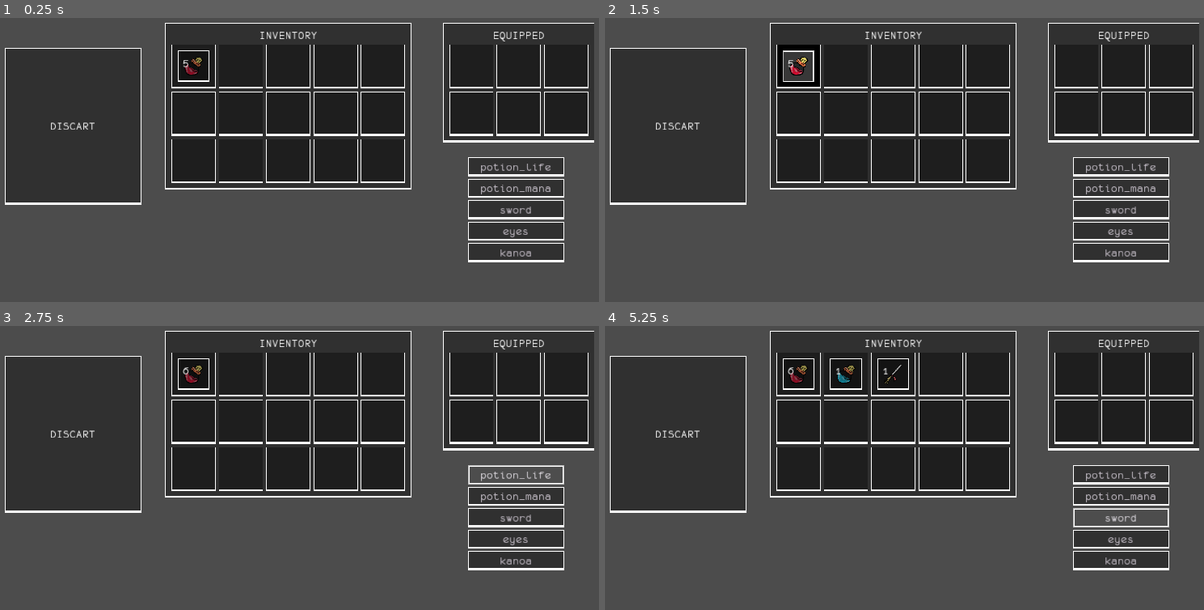
Above: before the commit, frames 1-4 (two rows, left to right).
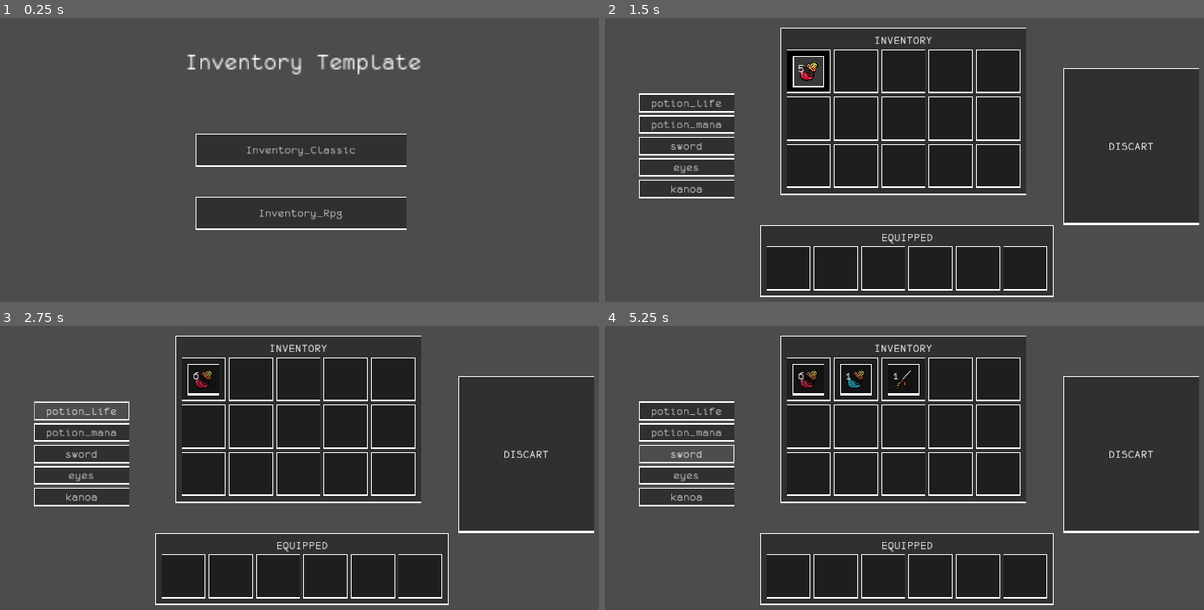
Above: after the commit, the same moments.

Repository: BielyDev/Inventory
Game: Godot game, scene res://Addons/Inventory_Template/Scenes/Screens/Menu.tscn
The game is run twice, just before and just after one commit, with the same random seed, the same clock (stepped at 60 frames per second) and the same inputs. Before the commit the project starts from res://Addons/Scenes/Screen.tscn.
Inputs (mouse positions are in pixels of both pictures, inside the frame that each line leads up to):
- Up to frame 1 (0.25 s): no input
- Up to frame 2 (1.5 s): click (904, 151) at 0.5 s, where only the run after the commit has a clickable "Inventory_Classic"; click "5" at 1.25 s
- Up to frame 3 (2.75 s): click "potion_life" at 2 s
- Up to frame 4 (5.25 s): click "6" at 2.75 s; click "potion_mana" at 3.5 s; click "1" at 4.25 s; click "sword" at 5 s

The runs differ from the first frame. In frame 1, 53% of the frame differs, in the area x 0-100%, y 1-87%; in frame 2, 40%; in frame 3, 41%; in frame 4, 42%.

Commit message:
version 0.0.3
Proxima atualização vai ter refatoração para classes e sub-classes.

Diff:
--- a/project.godot
+++ b/project.godot
@@ -10,13 +10,16 @@
 
 [application]
 
-config/name="Inventory"
-run/main_scene="res://Addons/Scenes/Screen.tscn"
-config/icon="res://icon.png"
+config/name="Inventory Template"
+config/description="Proxima atualização vai ter refatoração para classes e sub-classes."
+run/main_scene="res://Addons/Inventory_Template/Scenes/Screens/Menu.tscn"
+boot_splash/image="res://Addons/Inventory_Template/Assets/Icons/Project/Splash.png"
+boot_splash/bg_color=Color( 0, 0, 0, 1 )
+config/icon="res://Addons/Inventory_Template/Assets/Icons/Itens/life.png"
 
 [autoload]
 
-Inventory="*res://Addons/Scripts/Autoload/Inventory.gd"
+Inventory="*res://Addons/Inventory_Template/Scripts/Autoload/Inventory.gd"
 
 [display]
 
@@ -26,7 +29,7 @@
 [gui]
 
 common/drop_mouse_on_gui_input_disabled=true
-theme/custom="res://Addons/Assets/Theme_main.tres"
+theme/custom="res://Addons/Inventory_Template/Assets/Theme_main.tres"
 
 [input]
 
Not shown, removed: Addons/Assets/Font/Tres/Mono.tres
Binary file removed: Addons/Assets/Icons/botas-de-chuva.png
Not shown, removed: Addons/Assets/Icons/botas-de-chuva.png.import
Binary file removed: Addons/Assets/Icons/calcas-esportivas.png
Not shown, removed: Addons/Assets/Icons/calcas-esportivas.png.import
Binary file removed: Addons/Assets/Icons/camisa.png
Not shown, removed: Addons/Assets/Icons/camisa.png.import
Binary file removed: Addons/Assets/Icons/capa.png
Not shown, removed: Addons/Assets/Icons/capa.png.import
Binary file removed: Addons/Assets/Icons/capacete-de-corrida.png
Not shown, removed: Addons/Assets/Icons/capacete-de-corrida.png.import
Not shown, removed: Addons/Assets/Icons/eyes.png.import
(and 79 more such lines)
